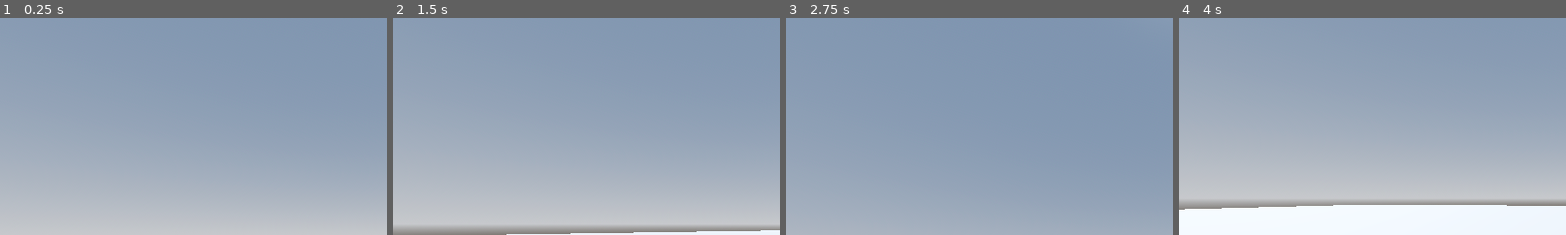
Above: before the commit, frames 1-4 (left to right).
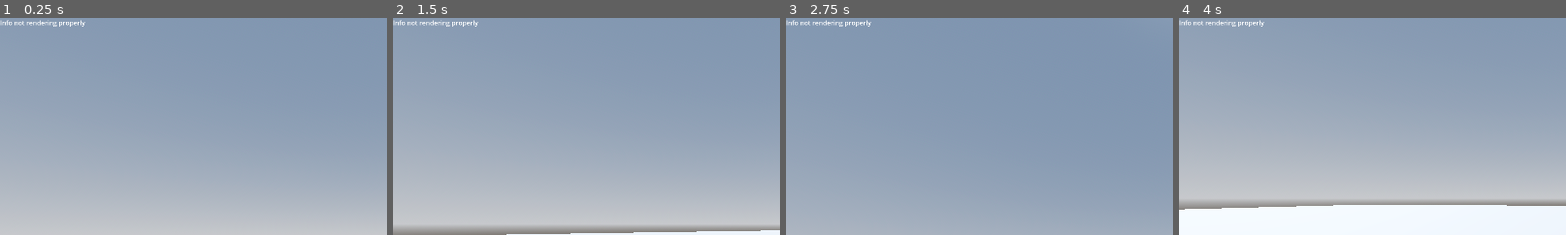
Above: after the commit, the same moments.

Repository: akdurran/Final-Project
Game: Godot game, scene res://test_scenes/player_movement/char_test.tscn
The game is run twice, just before and just after one commit, with the same random seed, the same clock (stepped at 60 frames per second) and the same inputs.
Inputs (mouse positions are % of the whole screen's width and height, from its top left):
- Up to frame 1 (0.25 s): no input
- Up to frame 2 (1.5 s): tap Enter at 0.5 s; move the mouse to (55, 50) at 0.52 s; hold W (move_forward) from 0.53 s (still down); tap Space (jump) at 0.6, 0.77, 1.07, 1.25 s; move the mouse to (45, 50) at 1.27 s; tap X (move_allies_to) at 1.35 s
- Up to frame 3 (2.75 s): keep holding W (move_forward); tap Space (jump) at 1.52, 1.55, 1.82, 2.3 s; move the mouse to (52, 48) at 2.02 s; tap R (reconsider) at 2.1 s
- Up to frame 4 (4 s): keep holding W (move_forward); move the mouse to (49, 52) at 2.77 s; tap Space (jump) at 2.85, 3.02, 3.32, 3.77, 3.8 s; tap Enter at 3.5 s; move the mouse to (57, 51) at 3.52 s; hold X (move_allies_to) from 3.53 s (still down)
The pictures show only the part of the screen within x 0-50%, y 0-50%; the shares and areas given below are measured in that part.

The runs differ from the first frame. In frame 1, 0.2% of the frame differs, in the area x 0-23%, y 0-5%; in frame 2, 0.2%; in frame 3, 0.2%; in frame 4, 0.2%.

Commit message:
refactor cover_point

Diff:
--- a/char/enemy/target_dummy.gd
+++ b/char/enemy/target_dummy.gd
@@ -10,7 +10,7 @@
 func _physics_process(_delta):
 	handle_crouch()
 
-func _input(event):
+func _input(_event):
 	if Input.is_action_just_pressed("reconsider"):
 		reconsider_cover()
 
@@ -47,19 +47,10 @@
 func find_cover(enemy_team : String) -> CoverPoint:
 	var hidden_points : Array[CoverPoint]
 
-	for n in get_tree().get_nodes_in_group("coverpoint"):
-		if n is CoverPoint:
-			n.num_hidden_from = 0
-			if n.occupied == false:
-				for e in get_tree().get_nodes_in_group(enemy_team):
-					var space_state = get_world_3d().direct_space_state
-					var query = PhysicsRayQueryParameters3D.create(n.global_position, e.global_position)
-					query.exclude = [self.get_rid()]
-					var result = space_state.intersect_ray(query)
-					if result.collider != e:
-						n.num_hidden_from +=1
-				n.distance = global_position.distance_to(n.global_position)
-				hidden_points.append(n)
+	for point in get_tree().get_nodes_in_group("coverpoint"):
+		if point is CoverPoint:
+			point.rank_self("player_team", "enemy_team", self)
+			hidden_points.append(point)
 	hidden_points.sort_custom(cover_quality)
 	return hidden_points[0]
 
--- a/char/player/player.gd
+++ b/char/player/player.gd
@@ -2,21 +2,25 @@
 ## A physics based player character
 
 ## A shape cast node to use for floor detection
-@onready var shape_cast = $shape_cast
-@onready var camera = $rotation_helper/camera
-@onready var rotation_helper = $rotation_helper
-@export var look_speed = 0.01
-@export var jump_force = 500
-@export var acceleration = 5000
-@export var max_speed = 5
+@onready var shape_cast := $shape_cast
+@onready var camera := $rotation_helper/camera
+@onready var rotation_helper := $rotation_helper
+@onready var info := $hud/info
+@export var look_speed := 0.01
+@export var jump_force := 500
+@export var acceleration := 5000
+@export var max_speed := 5
+@export var max_range := 1000
 
 func _ready():
 	Input.set_mouse_mode(Input.MOUSE_MODE_CAPTURED)
 
+
+
 func _input(event : InputEvent):
 	if event is InputEventMouseMotion:
-		var rotx = -event.relative.x
-		var roty = -event.relative.y
+		var rotx : float = -event.relative.x
+		var roty : float = -event.relative.y
 
 		rotation_helper.rotate_y(rotx*look_speed)
 		camera.rotation.x = clamp(camera.rotation.x + roty * look_speed, deg_to_rad(-90), deg_to_rad(90))
@@ -31,13 +35,13 @@
 	if Input.is_action_just_pressed("jump")  and is_on_floor():
 		state.apply_central_impulse(Vector3(0, jump_force, 0))
 
-	var input_dir
+	var input_dir : Vector2
 	if is_on_floor():
 		input_dir = Input.get_vector("move_left", "move_right", "move_forward", "move_back")
 	else:
 		input_dir = Vector2(0,0)
 
-	var direction = (rotation_helper.transform.basis * Vector3(input_dir.x, 0, input_dir.y)).normalized()
+	var direction : Vector3 = (rotation_helper.transform.basis * Vector3(input_dir.x, 0, input_dir.y)).normalized()
 
 	if direction and !max_speed_reached(state):
 		state.apply_central_force(Vector3(direction.x * acceleration, 0, direction.z * acceleration))
@@ -49,3 +53,13 @@
 ## Returns whether the character has reached max speed
 func max_speed_reached(state : PhysicsDirectBodyState3D) -> bool:
 	return state.linear_velocity.length() >= max_speed or state.linear_velocity.length() <= -max_speed
+
+func fire():
+	var space_state := get_world_3d().direct_space_state
+	var mousepos := get_viewport().get_mouse_position()
+	var origin : Vector3 = camera.project_ray_origin(mousepos)
+	var end : Vector3 = origin + camera.project_ray_normal(mousepos) * max_range
+	var query := PhysicsRayQueryParameters3D.create(origin, end)
+	query.collide_with_areas = true
+	var result := space_state.intersect_ray(query)
+	#if result.collider.
--- a/char/player/player.tscn
+++ b/char/player/player.tscn
@@ -31,3 +31,15 @@
 transform = Transform3D(1, 0, 0, 0, 1, 0, 0, 0, 1, 0, 0.5, 0)
 
 [node name="camera" type="Camera3D" parent="rotation_helper"]
+
+[node name="hud" type="Control" parent="."]
+layout_mode = 3
+anchors_preset = 0
+offset_right = 40.0
+offset_bottom = 40.0
+
+[node name="info" type="Label" parent="hud"]
+layout_mode = 0
+offset_right = 40.0
+offset_bottom = 23.0
+text = "Info not rendering properly"
--- /dev/null
+++ b/impact.tscn
@@ -0,0 +1,23 @@
+[gd_scene load_steps=3 format=3 uid="uid://ddsp45om65lxw"]
+
+[sub_resource type="ParticleProcessMaterial" id="ParticleProcessMaterial_4pji4"]
+emission_shape = 1
+emission_sphere_radius = 1.0
+spread = 40.04
+initial_velocity_max = 10.0
+collision_mode = 1
+collision_friction = 0.0
+collision_bounce = 0.0
+
+[sub_resource type="SphereMesh" id="SphereMesh_dyb8c"]
+radius = 0.01
+height = 0.02
+
+[node name="impact" type="GPUParticles3D"]
+amount = 100
+lifetime = 60.0
+one_shot = true
+explosiveness = 1.0
+fixed_fps = 60
+process_material = SubResource("ParticleProcessMaterial_4pji4")
+draw_pass_1 = SubResource("SphereMesh_dyb8c")
--- a/test_scenes/player_movement/ally_test.tscn
+++ b/test_scenes/player_movement/ally_test.tscn
@@ -1,9 +1,10 @@
-[gd_scene load_steps=9 format=3 uid="uid://bel7pyilwmf2g"]
+[gd_scene load_steps=10 format=3 uid="uid://bel7pyilwmf2g"]
 
 [ext_resource type="PackedScene" uid="uid://dca0kq3bkrg2h" path="res://test_scenes/common/floor.tscn" id="1_kyves"]
 [ext_resource type="PackedScene" uid="uid://cv2ksi2a78qcw" path="res://char/enemy/target_dummy.tscn" id="1_xe4b5"]
 [ext_resource type="PackedScene" uid="uid://c1mvr03br1df" path="res://env/cover.tscn" id="2_t1j5w"]
 [ext_resource type="PackedScene" uid="uid://c74me2bu7xks5" path="res://char/player/player.tscn" id="4_obamo"]
+[ext_resource type="CompressedTexture3D" uid="uid://mfa7djuqy2hr" path="res://ally_test.GPUParticlesCollisionSDF3D_data.exr" id="5_7r5wl"]
 
 [sub_resource type="ProceduralSkyMaterial" id="ProceduralSkyMaterial_dtn56"]
 sky_horizon_color = Color(0.64625, 0.65575, 0.67075, 1)
@@ -56,3 +57,9 @@
 transform = Transform3D(-0.148569, 0, 0.988902, 0, 1, 0, -0.988902, 0, -0.148569, 12.107, 0.5, 11.3851)
 
 [node name="floor" parent="NavigationRegion3D" instance=ExtResource("1_kyves")]
+
+[node name="GPUParticlesCollisionSDF3D" type="GPUParticlesCollisionSDF3D" parent="."]
+transform = Transform3D(1, 0, 0, 0, 1, 0, 0, 0, 1, 0, 5.91594, 0)
+size = Vector3(199.593, 15.2783, 199.76)
+resolution = 5
+texture = ExtResource("5_7r5wl")
Not shown, added: ally_test.GPUParticlesCollisionSDF3D_data.exr.import
Not shown, added: ally_test.GPUParticlesCollisionSDF3D_data.exr
